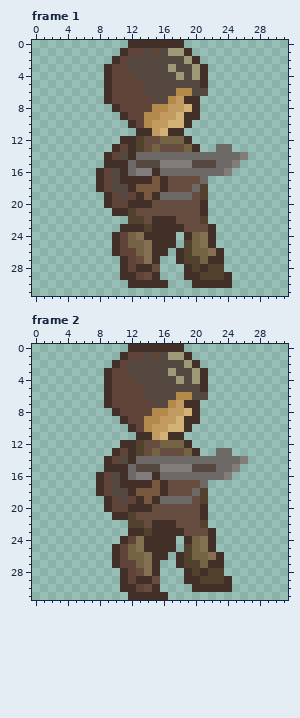
Pixel-art file: Game Sprites/With new color/Sprite With Animation/Fixed/character - Jump.aseprite. The picture above was drawn from the file before the commit.
32x32 pixels, 2 frames. Shown: frame 1, frame 2. The commit also changed other frames, which this record leaves out.
After:
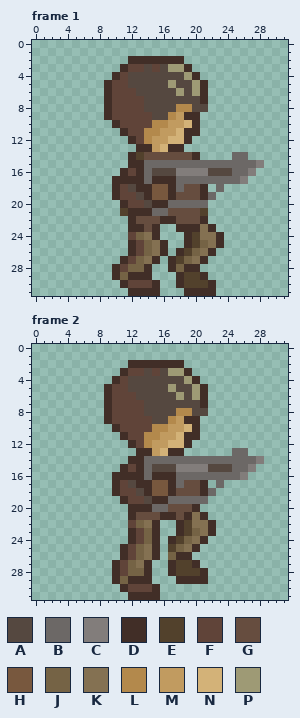
Palette (. is transparent): A #554840  B #6c6866  C #827d7b  D #412e27  E #52412c  F #604439  G #664d3f  H #78583e  J #756345  K #847152  L #b3894c  M #c19b60  N #d3b278  P #9e9a75
From the commit log: Jump effect on ground hit
The edit:
Changed rows in their new state; - is an unchanged pixel.
Frame 1:
first column x 8:
 0 ----.......----------
 1 ---.........---------
 2 --..DDDDDDD..--------
 3 -..DFF-F--PD..-------
 4 -.D-A-----APD.-------
 5 ----AA---P--P--------
 6 -----A----PAPD-------
 7 ------A--AAAAD-------
 8 -DF---AAAALLAA-------
 9 -DFF--FAALM----------
10 --DFF-FLLMMND--------
11 ---DFFLLMMNDD--------
12 ---.-FLMMNN----------
13 --...DDMNDD..--..----
14 -...-EGGGGGGD....-B--
15 -...DDBBBBBBBBB--BBBC
16 ...-FDBAAACCCCAAABBC-
17 ..D---BD-DBBB-BBBBC--
18 ..DFADD-HDB-GD-B-----
19 -.DF-ADHHDGG-DB------
20 -..DFFADDBBBBB-------
21 --.EDDDBB----E-------
22 ----DG-G-----D-------
23 ---.--G-..-DDK-------
24 --..FJK-..--E-KD-----
25 --..DFJK-.-DEJKD-----
26 --..DFJK-----KD.-----
27 -----J---DEJKD..-----
28 --DFJJ-.-DJ-D...-----
29 --DJ-DD.--DEED...----
30 ---DFFF-.-DEEE-..----
31 ----DDDD---DDDD------
Frame 2:
first column x 8:
 0 ----.......----------
 1 ---.........---------
 2 --..DDDDDDD..--------
 3 -..DFF-F--PD..-------
 4 -.D-A-----APD.-------
 5 ----AA---P--P--------
 6 -----A----PAPD-------
 7 ------A--AAAAD-------
 8 -DF---AAAALLAA-------
 9 -DFF--FAALM----------
10 --DFF-FLLMMND--------
11 ---DFFLLMMNDD--------
12 ---.-FLMMNN----------
13 --...DDMNDD..--..BB--
14 -...-D------------BBC
15 -..-FDB-AA--CC-AABBC-
16 ..D-DDB-DD------BBC--
17 ..DFA---HDB--D-B-----
18 ..DFFAD-HD--GDB------
19 -..D-FA-D---BB-------
20 -...---BB---D.-------
21 --..D---DD-DK--------
22 ----FJK-..DEKKD------
23 -----FJ-..-EJK-------
24 ---.DFJ-.-EJKD.------
25 --.DFJK-.EJKD..------
26 --.DF---.J-D....-----
27 ----JKD.-DE-D...-----
28 --DFJJD.-DEE--..-----
29 --DJD--.--D--D...----
30 ----F-F-----.....----
31 --------.------------
Pixel boxes of the changes (left, top, right, bottom) in both pictures:
changed: (96, 40, 264, 296)
changed: (96, 344, 264, 600)
